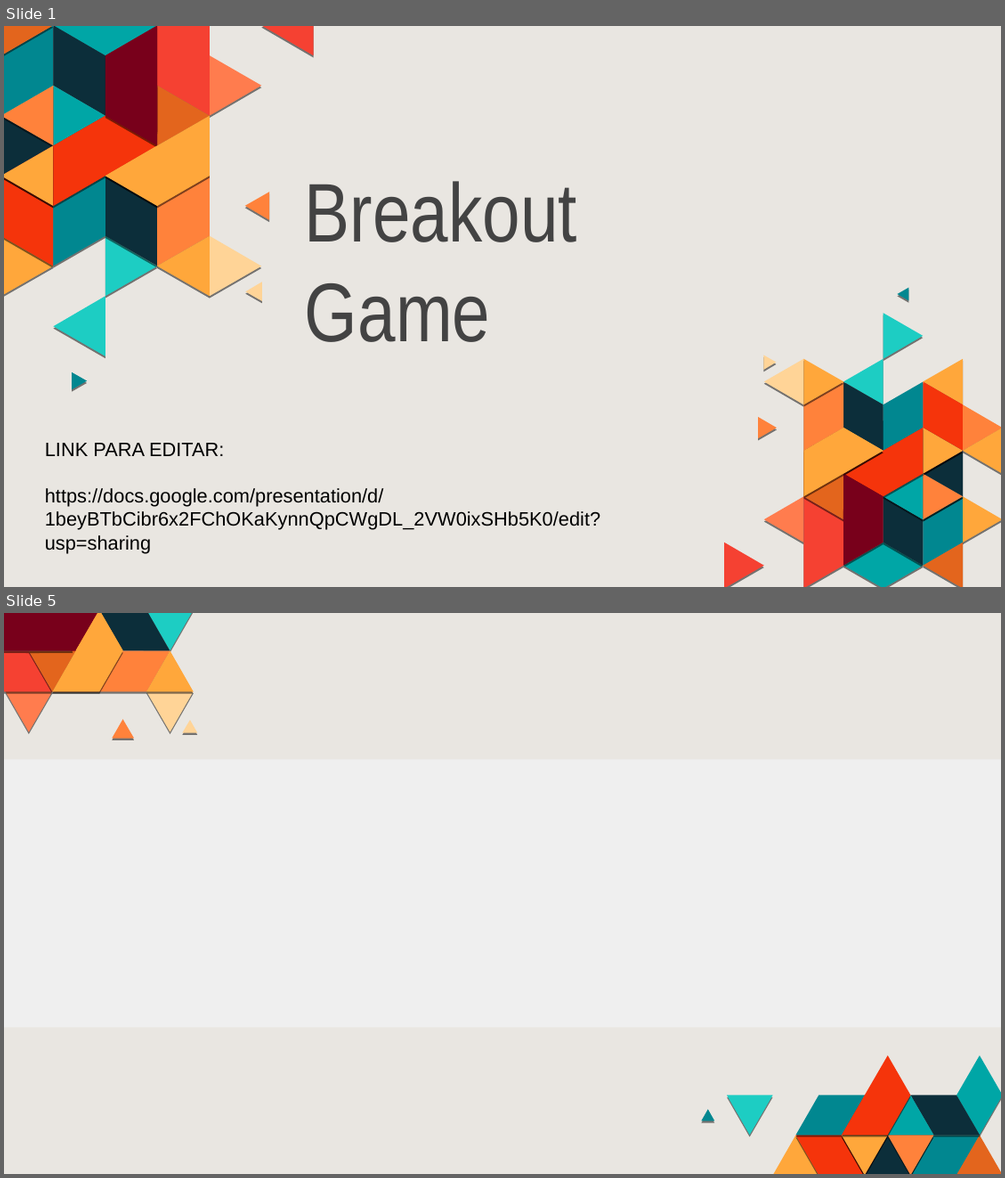
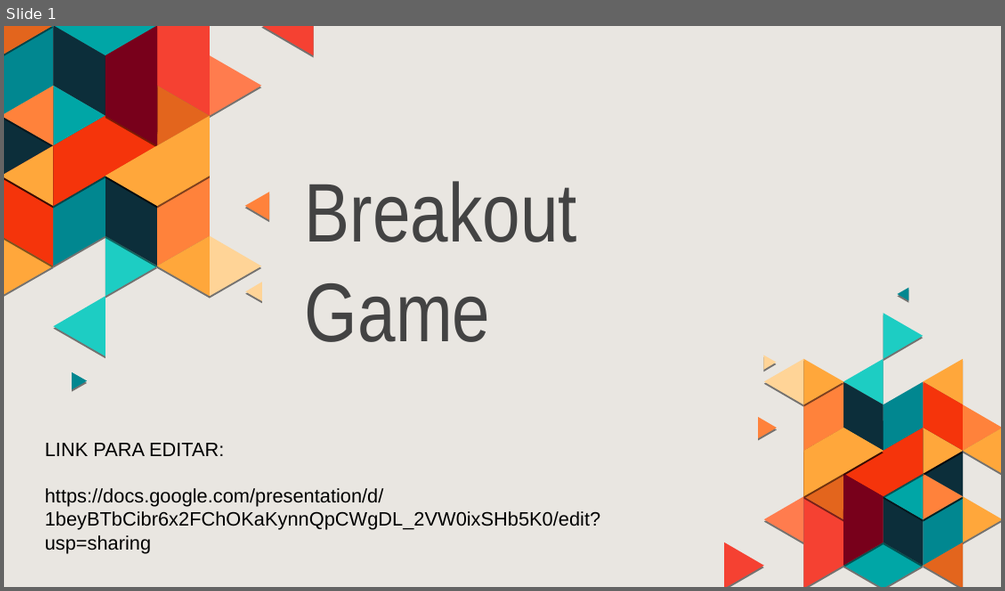
Before and after one commit to gasmartin/breakout-game, a slide deck: BreakoutGame.odp. Shown one above the other, each under a label of ours: slides 1 and 5 before the commit, slide 1 after it; the slides between them are not shown. The pictures are 1005x1178 and 1005x591 pixels, drawn with LibreOffice and Linux fonts; fonts in the diff are those of the drawing. Boxes give left, top, right and bottom in pixels: in the first picture for what was removed or moved away, otherwise in the second. Text is boxed around its words. In the diff, an @@ line names an element or a change of style, - is before the commit and + after.

```diff
--- a/BreakoutGame.odp
+++ b/BreakoutGame.odp
@@ slide 5 removed at (4, 613, 1001, 1174), background #E9E6E1 @@
@@ group removed at (4, 613, 197, 772): 18 freeform shapes @@
@@ rectangle removed at (4, 760, 1001, 1028) @@
@@ line removed from (562, 897) to (1001, 897) @@
@@ group removed at (701, 1054, 1001, 1174): 18 freeform shapes @@
```
Also in this commit, not shown: 15 slides changed, 1 other slide removed.
